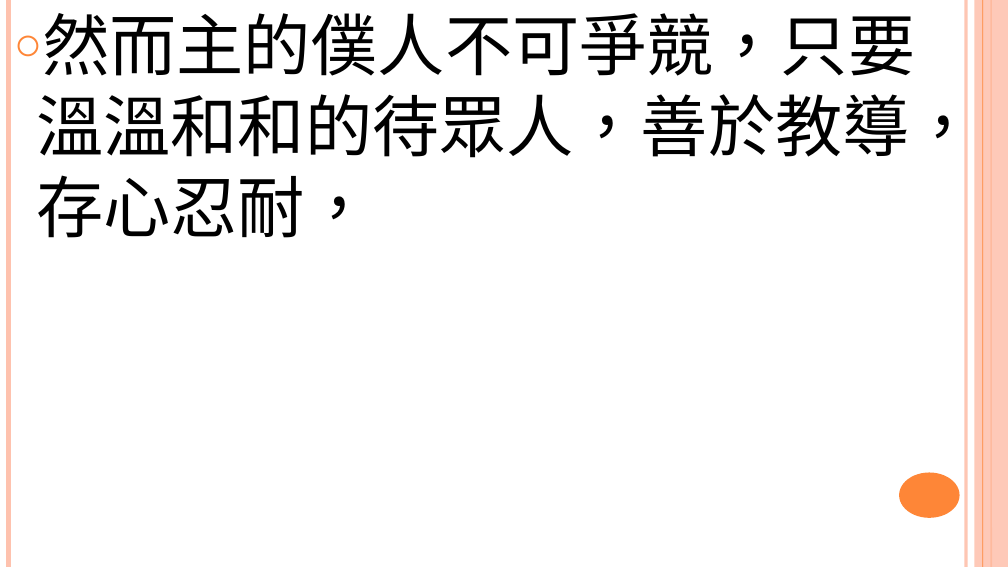
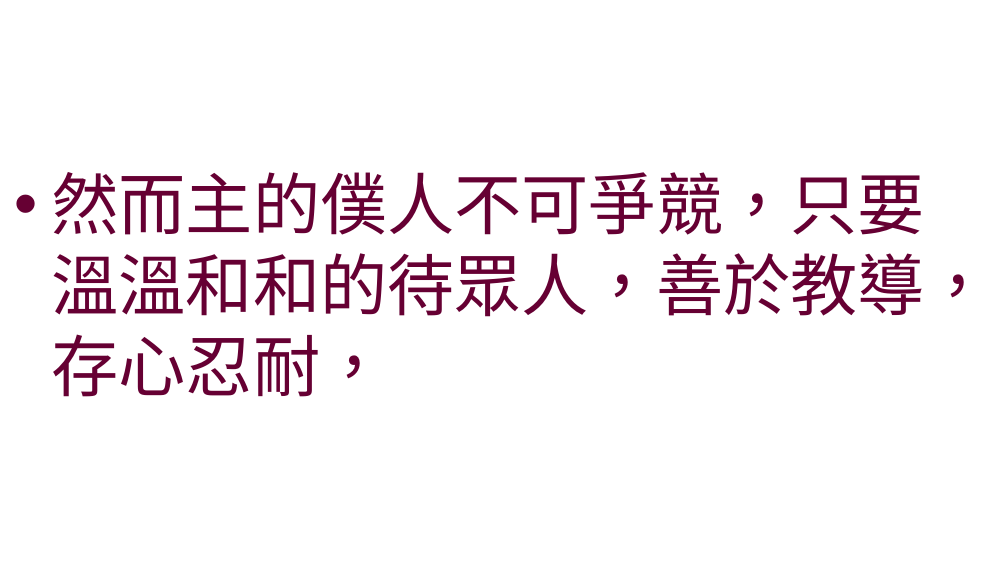
Before and after one commit to batisuoc/worship-resources, a slide deck: slide 6 of 59主的僕人.pptx. Drawn at 1008x567 pixels with LibreOffice and Linux fonts; fonts in the diff are those of the drawing; background and template pictures are left out. Boxes give left, top, right and bottom in pixels: in the first picture for what was removed or moved away, otherwise in the second. Text is boxed around its words. In the diff, an @@ line names an element or a change of style, - is before the commit and + after.

```diff
--- a/59主的僕人.pptx
+++ b/59主的僕人.pptx
@@ text "然而主的僕人不可爭競，只要溫溫和和的待眾人，善於教導，存心忍耐，" at [52,172,992,397]: text colour #000000 to #660033; bullet ○ to •; more space between paragraphs; vertical alignment top to middle @@
@@ line removed from (8, 0) to (8, 567) @@
@@ line removed from (966, 0) to (966, 567) @@
@@ rectangle removed at [975,0,1008,567] @@
@@ line removed from (983, 0) to (983, 567) @@
@@ line removed from (991, 0) to (991, 567) @@
@@ ellipse removed at [899,473,960,518] @@
```
Also in this commit, not shown: 6 other slides changed.
